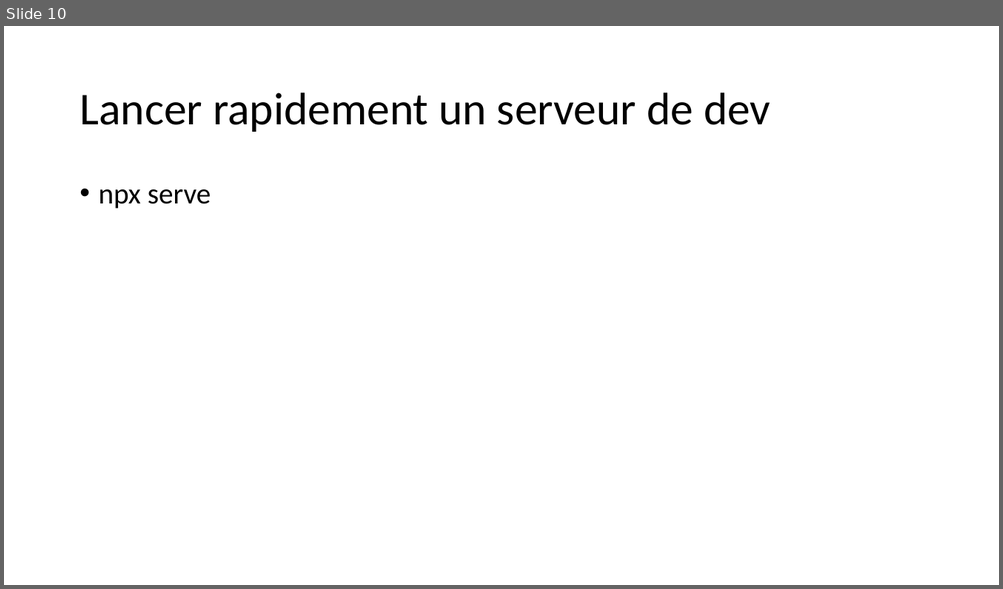
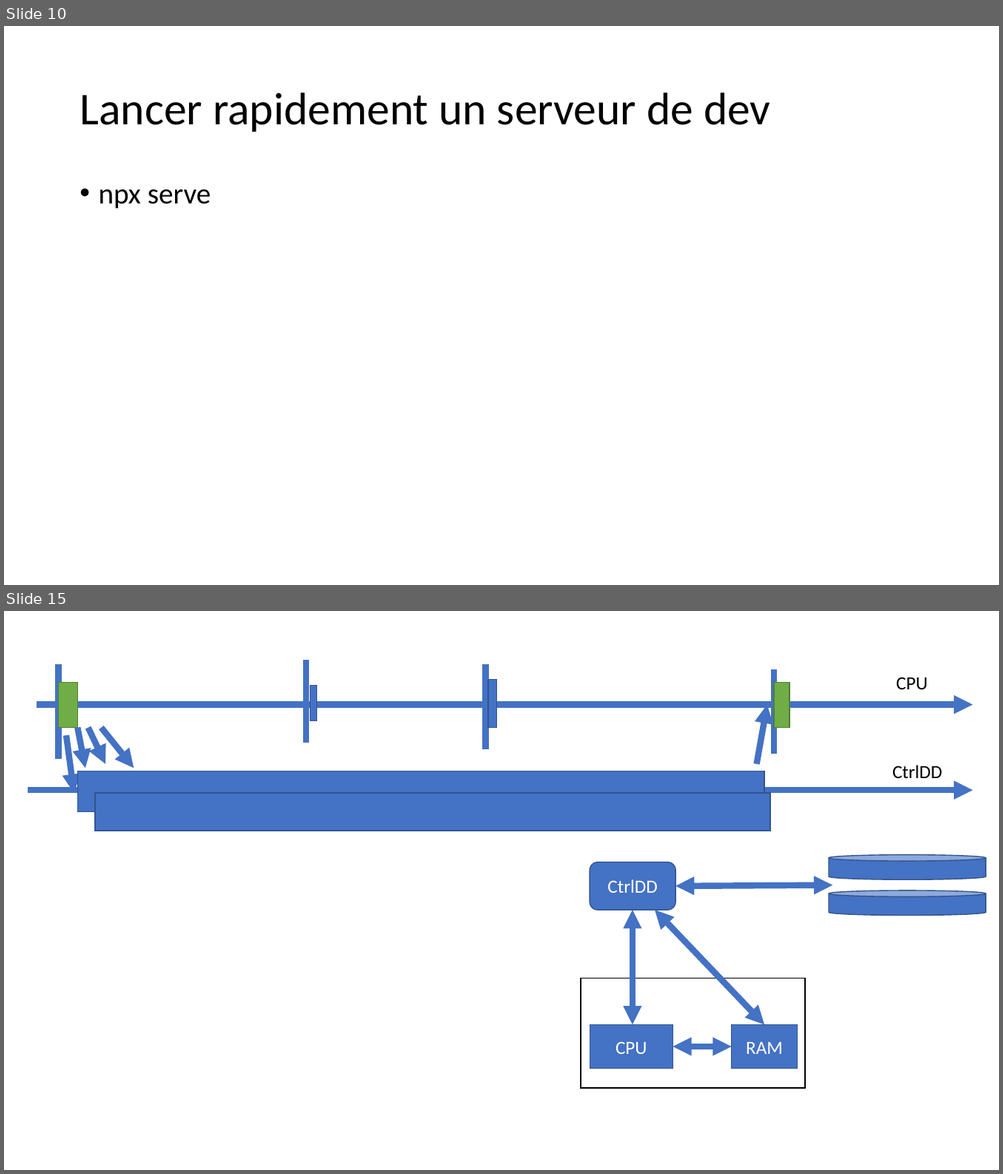
Before and after one commit to jlg-formation/jaocv1-juin-2022, a slide deck: Notes.pptx. Shown one above the other, each under a label of ours: slide 10 before the commit, slides 10 and 15 after it; the slides between them are not shown. The pictures are 1003x589 and 1003x1174 pixels, drawn with LibreOffice and Linux fonts; fonts in the diff are those of the drawing. Boxes give left, top, right and bottom in pixels: in the first picture for what was removed or moved away, otherwise in the second. Text is boxed around its words. In the diff, an @@ line names an element or a change of style, - is before the commit and + after.

```diff
--- a/Notes.pptx
+++ b/Notes.pptx
@@ slide 15 added at (x1=4, y1=611, x2=999, y2=1170), background #FFFFFF @@
@@ line added from (59, 664) to (59, 760), #4472C4 6 pt @@
@@ line added from (306, 661) to (306, 742), #4472C4 6 pt @@
@@ line added from (485, 664) to (485, 749), #4472C4 6 pt @@
@@ line added from (774, 670) to (774, 754), #4472C4 6 pt @@
@@ text added at (x1=896, y1=677, x2=928, y2=690), 18 pt, text #000000 @@
+CPU
@@ rectangle added at (x1=59, y1=683, x2=78, y2=728), fill #70AD47, outline #538035 1 pt @@
@@ rectangle added at (x1=310, y1=686, x2=316, y2=721), fill #4472C4, outline #325491 1 pt @@
@@ rectangle added at (x1=488, y1=680, x2=496, y2=727), fill #4472C4, outline #325491 1 pt @@
@@ rectangle added at (x1=774, y1=683, x2=790, y2=728), fill #70AD47, outline #538035 1 pt @@
@@ arrow added from (37, 705) to (973, 705), #4472C4 6 pt @@
@@ arrow added from (757, 764) to (767, 705), #4472C4 6 pt @@
@@ arrow added from (66, 735) to (74, 793), #4472C4 6 pt @@
@@ arrow added from (78, 727) to (85, 769), #4472C4 6 pt @@
@@ arrow added from (88, 727) to (105, 764), #4472C4 6 pt @@
@@ arrow added from (101, 727) to (134, 769), #4472C4 6 pt @@
@@ text added at (x1=892, y1=765, x2=942, y2=778), 18 pt, text #000000 @@
+CtrlDD
@@ rectangle added at (x1=78, y1=772, x2=764, y2=812), fill #4472C4, outline #325491 1 pt @@
@@ arrow added from (28, 790) to (973, 790), #4472C4 6 pt @@
@@ rectangle added at (x1=95, y1=793, x2=770, y2=830), fill #4472C4, outline #325491 1 pt @@
@@ rounded rectangle added at (x1=589, y1=863, x2=675, y2=910), fill #4472C4, outline #325491 1 pt, 18 pt, text #FFFFFF @@
+CtrlDD
@@ cylinder added at (x1=828, y1=855, x2=985, y2=880), fill #4472C4, outline #325491 1 pt @@
@@ double arrow added from (675, 886) to (832, 886), #4472C4 6 pt @@
@@ cylinder added at (x1=828, y1=891, x2=985, y2=915), fill #4472C4, outline #325491 1 pt @@
@@ double arrow added from (632, 1025) to (632, 910), #4472C4 6 pt @@
@@ double arrow added from (764, 1025) to (654, 910), #4472C4 6 pt @@
@@ rectangle added at (x1=580, y1=979, x2=805, y2=1088), fill #FFFFFF, outline #000000 1 pt @@
@@ rectangle added at (x1=589, y1=1025, x2=672, y2=1069), fill #4472C4, outline #325491 1 pt, 18 pt, text #FFFFFF @@
+CPU
@@ rectangle added at (x1=731, y1=1025, x2=797, y2=1069), fill #4472C4, outline #325491 1 pt, 18 pt, text #FFFFFF @@
+RAM
@@ double arrow added from (672, 1047) to (731, 1047), #4472C4 6 pt @@
```
Also in this commit, not shown: 3 slides changed, 2 other slides added.
